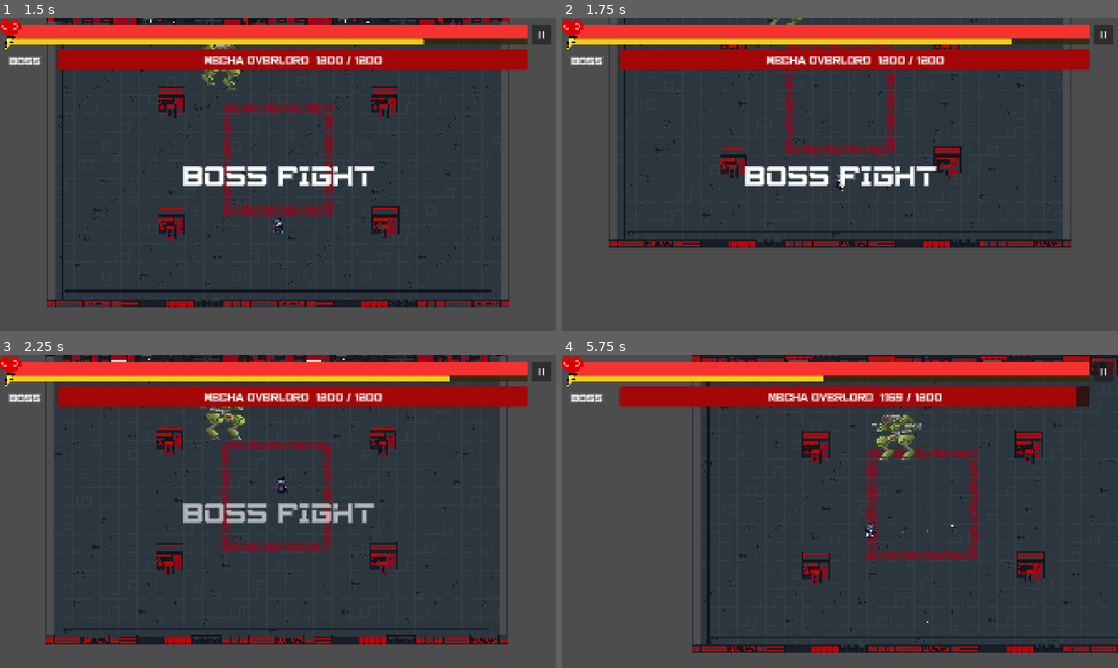
Above: before the commit, frames 1-4 (two rows, left to right).
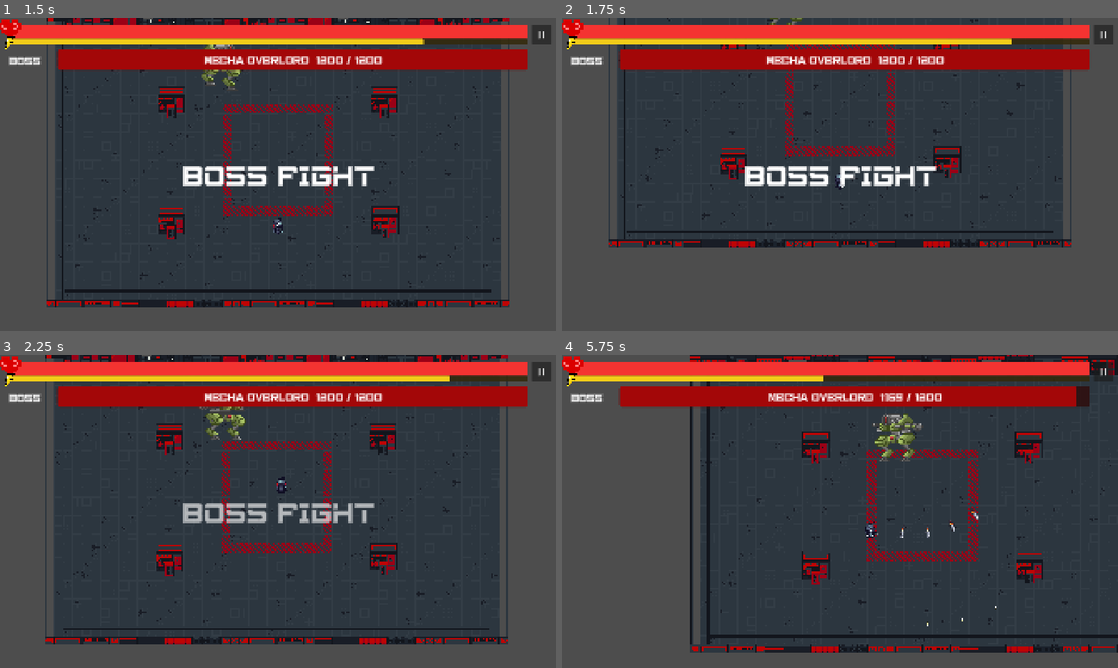
Above: after the commit, the same moments.

Repository: Oncomito/BBArsenal
Game: Godot game, scene res://scenes/levels/level_boss_dev.tscn
Same seed, same stepped clock (60 frames per second), same inputs: the game is played once before the commit and once after it. This scene is started directly instead of the project's main scene.
Inputs (mouse positions are in pixels of both pictures, inside the frame that each line leads up to):
- Up to frame 1 (1.5 s): tap Enter (kb_enter) at 0.5 s; move the mouse to (400, 158) at 0.52 s; hold D (player_right) 0.53-1.28 s; hold Enter (kb_enter) 0.53-1.28 s; click (400, 158) at 0.67 s; move the mouse to (166, 190) at 1.27 s; hold S (player_down) from 1.28 s (still down); tap Space (player_dash) at 1.35 s
- Up to frame 2 (1.75 s): keep holding S (player_down)
- Up to frame 3 (2.25 s): move the mouse to (333, 442) at 2.02 s; release S (player_down) at 2.03 s; hold D (player_right) from 2.03 s (still down); hold F (player_parry) from 2.03 s (still down)
- Up to frame 4 (5.75 s): move the mouse to (812, 574) at 2.77 s; release D (player_right) at 2.78 s; release F (player_parry) at 2.78 s; hold W (player_up) 2.78-3.53 s; tap C (player_shield) at 2.85 s; click (812, 574) at 2.92 s; move the mouse to (1006, 558) at 3.52 s; hold Enter (kb_enter) 3.53-4.28 s; hold A (player_left) 3.53-5.03 s; move the mouse to (673, 464) at 4.27 s; tap Space (player_dash) at 4.35 s; move the mouse to (867, 511) at 5.02 s; hold S (player_down) from 5.03 s (still down); hold F (player_parry) from 5.03 s (still down); click (867, 511) at 5.17 s

Frame 1 is identical in both runs. In frame 2, 0.9% of the frame differs, in the area x 8-92%, y 1-74%; in frame 3, 2.6%; in frame 4, 4.2%, in the area x 23-100%, y 0-96%.

Commit message:
chore: variable optimitation and bug fixing

Diff:
--- a/scenes/enemies/mecha.gd
+++ b/scenes/enemies/mecha.gd
@@ -66,20 +66,19 @@
 	if not is_instance_valid(player):
 		return
 
-	var muzzle: Vector2 = global_position + Vector2(0.0, -115.0)
-	var dir: Vector2 = (player.global_position - muzzle).normalized()
-	if dir == Vector2.ZERO:
-		dir = Vector2.RIGHT
+	var muzzle := global_position + Vector2(0.0, -170)
+	var dir := muzzle.direction_to(player.global_position)
 
 	ProjectileManager.spawn_projectile(projectile_kind, {
 		"spawn_point": muzzle,
 		"direction": dir,
-		"target": player,
 		"speed": projectile_speed,
 		"damage": damage,
 		"element": projectile_element,
-		"parent": get_parent(),
+		"parent": get_tree().current_scene,
+		"scale": Vector2(5.0, 5.0)
 	})
+
 	AudioManager.play_sfx("fireball", randf_range(0.95, 1.05))
 
 
--- a/scenes/enemies/mecha.tscn
+++ b/scenes/enemies/mecha.tscn
@@ -83,7 +83,7 @@
 "duration": 1.0,
 "texture": SubResource("AtlasTexture_walk_6")
 }],
-"loop": true,
+"loop": 1,
 "name": &"walk",
 "speed": 10.0
 }]
--- a/scenes/enemies/mecha_boss.gd
+++ b/scenes/enemies/mecha_boss.gd
@@ -95,15 +95,15 @@
 		var is_orb: bool = (i % 2) == 0
 		var kind: String = "orb" if is_orb else "shard"
 		var spd: float = 650.0 if is_orb else 860.0
-		_spawn_shot(kind, origin, Vector2.from_angle(angle), "plasma", spd, 10.0, 1.15)
+		_spawn_shot(kind, origin, Vector2.from_angle(angle), "plasma", spd, 10.0, 3.8)
 	AudioManager.play_sfx("blast", 0.85)
 
 
 func _attack_rocket_salvo(origin: Vector2, base_dir: Vector2) -> void:
 	for offset in [-0.36, -0.12, 0.12, 0.36]:
-		_spawn_shot("rocket", origin, base_dir.rotated(offset), "fire", 620.0, 14.0, 1.2)
+		_spawn_shot("rocket", origin, base_dir.rotated(offset), "fire", 620.0, 14.0, 4.0)
 	for offset in [-0.18, 0.0, 0.18]:
-		_spawn_shot("tracer", origin, base_dir.rotated(offset), "electric", 1150.0, 8.0, 1.0)
+		_spawn_shot("tracer", origin, base_dir.rotated(offset), "electric", 1150.0, 8.0, 3.0)
 	AudioManager.play_sfx("fireball", 0.75)
 
 
@@ -114,9 +114,9 @@
 		var kind: String = "wave" if is_wave else "disc"
 		var elem: String = "crimson" if is_wave else "arcane"
 		var spd: float = 780.0 if is_wave else 840.0
-		_spawn_shot(kind, origin, dir, elem, spd, 11.5, 1.15)
+		_spawn_shot(kind, origin, dir, elem, spd, 11.5, 3.0)
 	for side in [-0.5, 0.5]:
-		_spawn_shot("helix", origin, base_dir.rotated(side), "arcane", 700.0, 12.0, 1.1)
+		_spawn_shot("helix", origin, base_dir.rotated(side), "arcane", 700.0, 12.0, 4.0)
 	AudioManager.play_sfx("fireball", 1.1)
 
 
@@ -132,7 +132,7 @@
 		"parent": get_parent(),
 	})
 	for offset in [0.45, -0.45, 2.35, -2.35]:
-		_spawn_shot("spinner", origin, base_dir.rotated(offset), "electric", 540.0, 11.0, 1.2)
+		_spawn_shot("spinner", origin, base_dir.rotated(offset), "electric", 540.0, 11.0, 4.0)
 	AudioManager.play_sfx("blast", 1.2)
 
 
--- a/scenes/player/player.tscn
+++ b/scenes/player/player.tscn
@@ -505,7 +505,7 @@
 frame_progress = 1.0
 
 [node name="CollisionShape2D" type="CollisionShape2D" parent="." unique_id=966692073]
-position = Vector2(2, -24)
+position = Vector2(0, -21)
 rotation = -1.5707964
 shape = SubResource("CapsuleShape2D_cpwp1")
 
@@ -520,14 +520,14 @@
 [node name="Hitbox" type="Area2D" parent="." unique_id=200786888 groups=["player_hitbox"]]
 
 [node name="Collision" type="CollisionShape2D" parent="Hitbox" unique_id=1009863355]
-position = Vector2(0, -57)
+position = Vector2(-2, -51)
 scale = Vector2(5.6718726, 5.6718726)
 shape = SubResource("CircleShape2D_behr0")
 
 [node name="Hurtbox" type="Area2D" parent="." unique_id=1924747312]
 
 [node name="Collision" type="CollisionShape2D" parent="Hurtbox" unique_id=269543325]
-position = Vector2(0, -54)
+position = Vector2(0, -46)
 shape = SubResource("CapsuleShape2D_1mmru")
 
 [node name="Shield" parent="." unique_id=828424897 instance=ExtResource("2_shield")]
Not shown: 1 places in scenes/levels/level_boss_dev.tscn that only renumber resources
